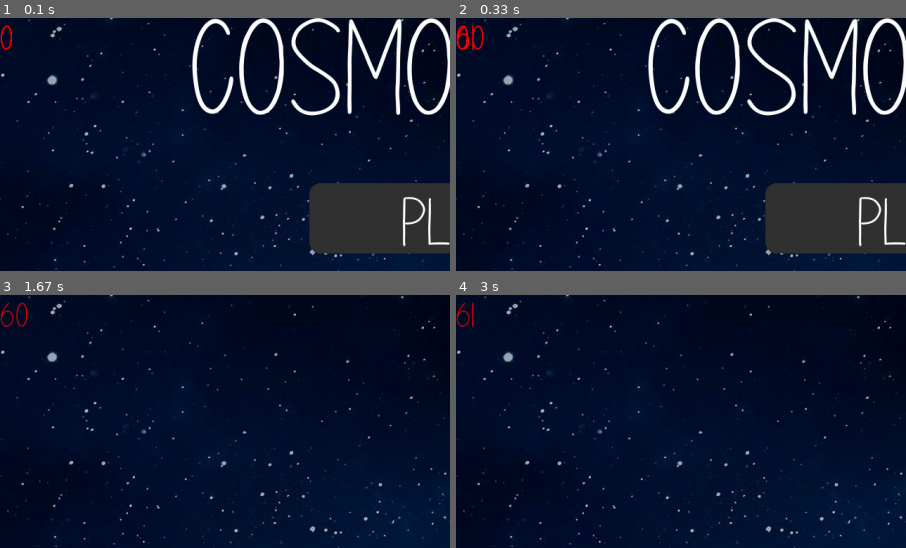
Above: before the commit, frames 1-4 (two rows, left to right).
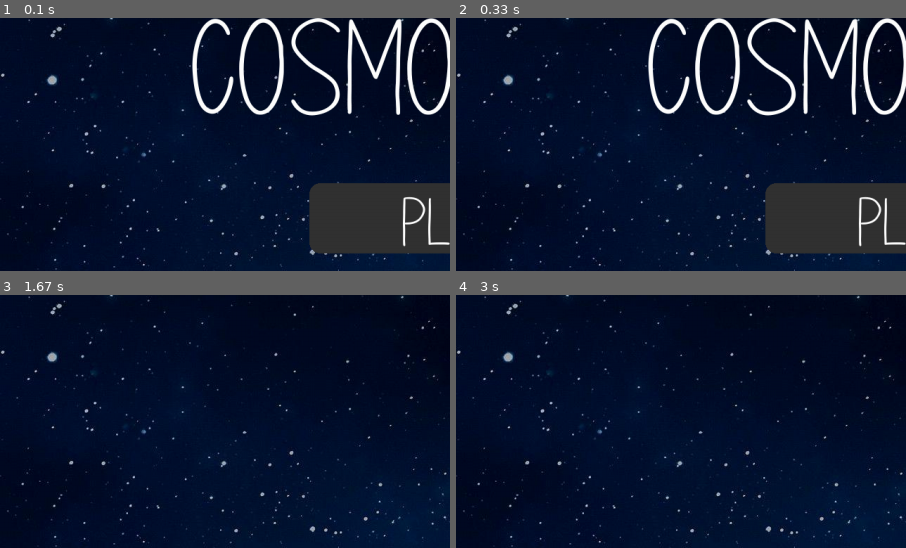
Above: after the commit, the same moments.

Repository: williamjamesj/pygame-project-williamjamesj
Game: pygame game, started from main.py
Two runs of this game, one before a commit and one after it. Both use one fixed random seed, a clock stepped at 60 frames per second and the inputs below.
Inputs (mouse positions are % of the whole screen's width and height, from its top left):
- Up to frame 1 (0.1 s): no input
- Up to frame 2 (0.33 s): no input
- Up to frame 3 (1.67 s): click (50, 57) at 0.38 s
- Up to frame 4 (3 s): no input
The pictures show only the part of the screen within x 0-50%, y 0-50%; the shares and areas given below are measured in that part.

The runs differ from the first frame. In frame 1, 0.1% of the frame differs, in the area x 0-3%, y 2-13%; in frame 2, 0.3%, in the area x 0-7%, y 2-14%; in frame 3, 0.2%; in frame 4, 0.1%.

Commit message:
recommit

Diff:
--- a/globalvariables.py
+++ b/globalvariables.py
@@ -10,7 +10,7 @@
 levelobstacles = None
 playerspaceship = None
 allobjects = None
-debug = True # Gives helpful features like fps counter, useful for debugging, not for the end-user to see.
+debug = False # Gives helpful features like fps counter, useful for debugging, not for the end-user to see.
 allnonplayers = False
 lang = None
 languagesdict = None
